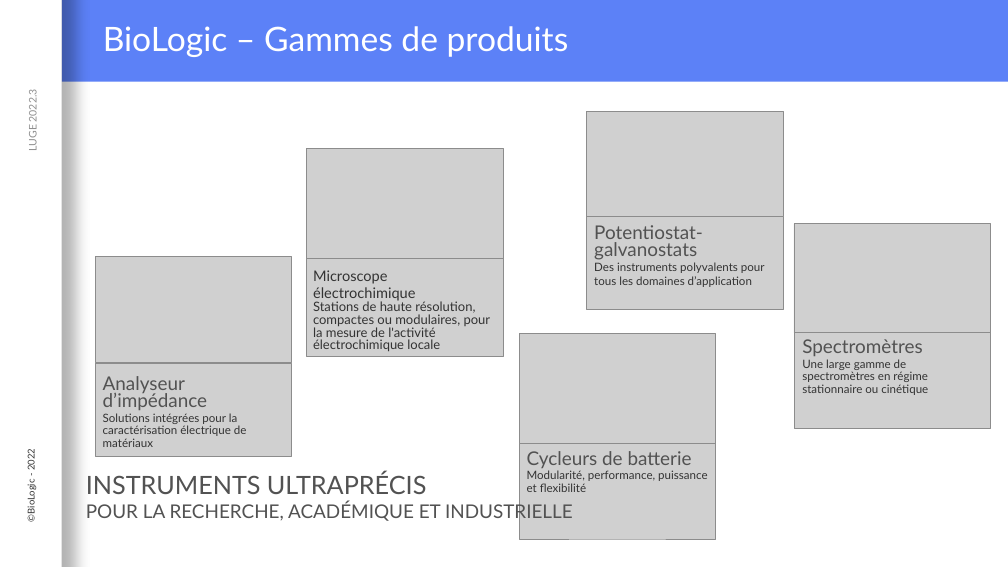
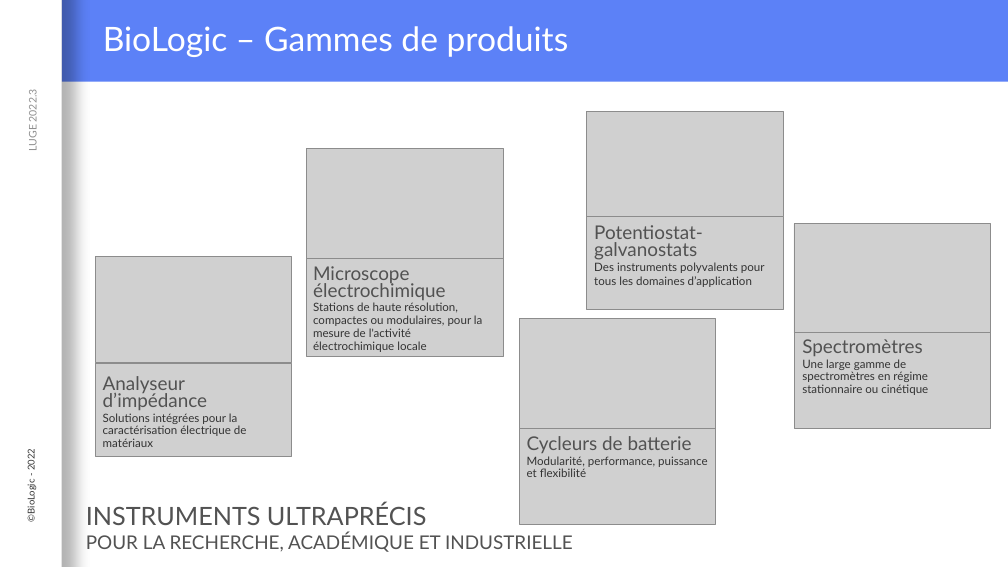
Before and after one commit to Loysse/PostLVUserEvent_Demo, a slide deck: slide 4 of Interaction événementielle entre du code C et LabVIEW.pptx. Drawn at 1008x567 pixels with LibreOffice and Linux fonts; fonts in the diff are those of the drawing; grey boxes stand for pictures; background and template pictures are left out. Boxes give left, top, right and bottom in pixels: in the first picture for what was removed or moved away, otherwise in the second. Text is boxed around its words. In the diff, an @@ line names an element or a change of style, - is before the commit and + after.

Commit message:
Update font

```diff
--- a/Interaction événementielle entre du code C et LabVIEW.pptx
+++ b/Interaction événementielle entre du code C et LabVIEW.pptx
@@ text "Microscope électrochimique" at (313,266,482,352): size 13.9 to 18 pt, text colour #333333 to #525252 in "Microscope électrochimique"; size 12.4 to 11 pt in "Stations de haute résolution, compactes ou modulaires, ..." @@
@@ 2 pictures, 1 text: place and size @@
-2 pictures, 1 text at (520,333,715,539)
+2 pictures, 1 text at (520,319,715,525)
@@ text "INSTRUMENTS ULTRAPRÉCIS": place and size @@
-text "INSTRUMENTS ULTRAPRÉCIS" at (86,472,573,522)
+text "INSTRUMENTS ULTRAPRÉCIS" at (86,503,573,552)
```
Also in this commit, not shown: 7 other slides changed.
